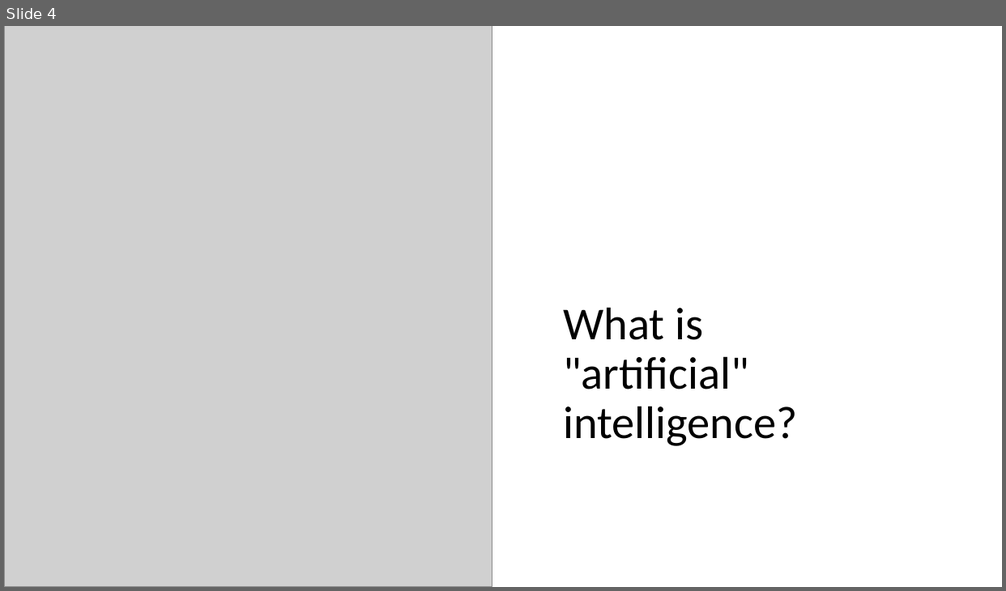
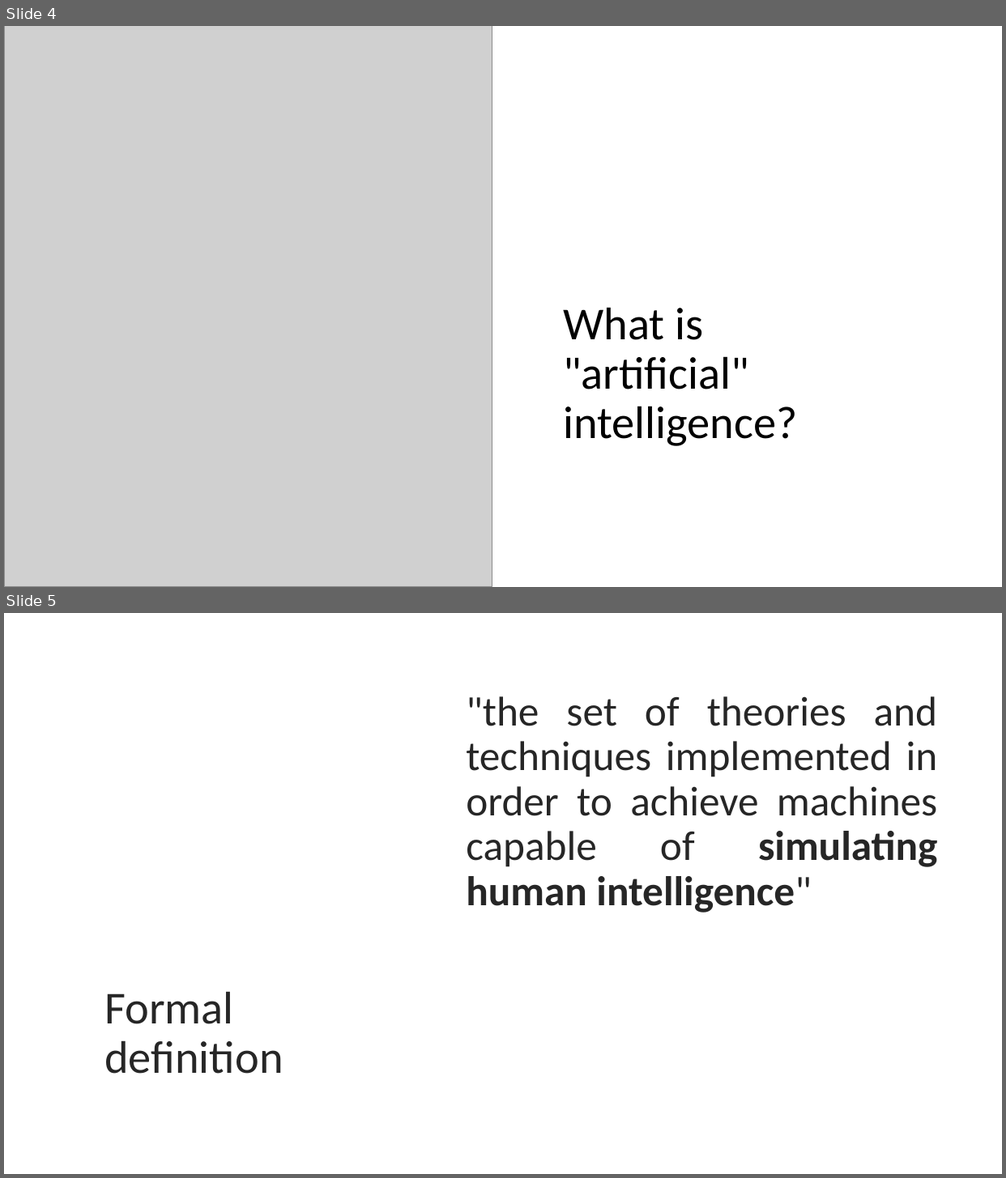
Before and after one commit to PRF-Development/DataAnalysisExtras, a slide deck: WhatIsArtificialIntelligence.pptx. Shown one above the other, each under a label of ours: slide 4 before the commit, slides 4 and 5 after it. The pictures are 1006x591 and 1006x1178 pixels, drawn with LibreOffice and Linux fonts; fonts in the diff are those of the drawing; grey boxes stand for pictures. Boxes give left, top, right and bottom in pixels: in the first picture for what was removed or moved away, otherwise in the second. Text is boxed around its words. In the diff, an @@ line names an element or a change of style, - is before the commit and + after.

Commit message:
formal def

```diff
--- a/WhatIsArtificialIntelligence.pptx
+++ b/WhatIsArtificialIntelligence.pptx
@@ slide 5 added at bbox=[4, 613, 1002, 1174], background #FFFFFF @@
@@ text added at bbox=[466, 696, 938, 913], 40 pt, text #262626 @@
+"the set of theories and techniques implemented in order to achieve machines capable of simulating human intelligence"
@@ title added at bbox=[104, 991, 283, 1074], 44 pt, text #262626 @@
+Formal
+definition
```
